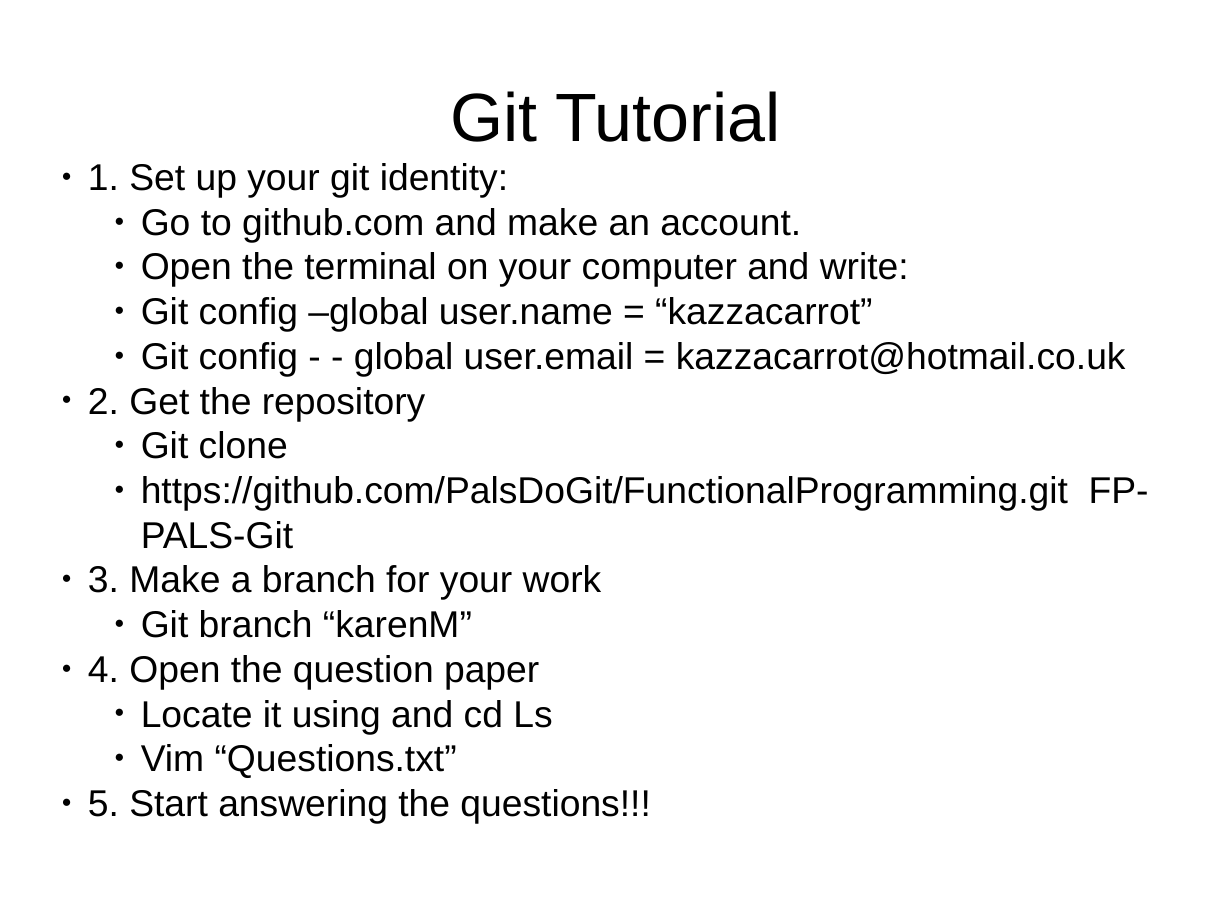
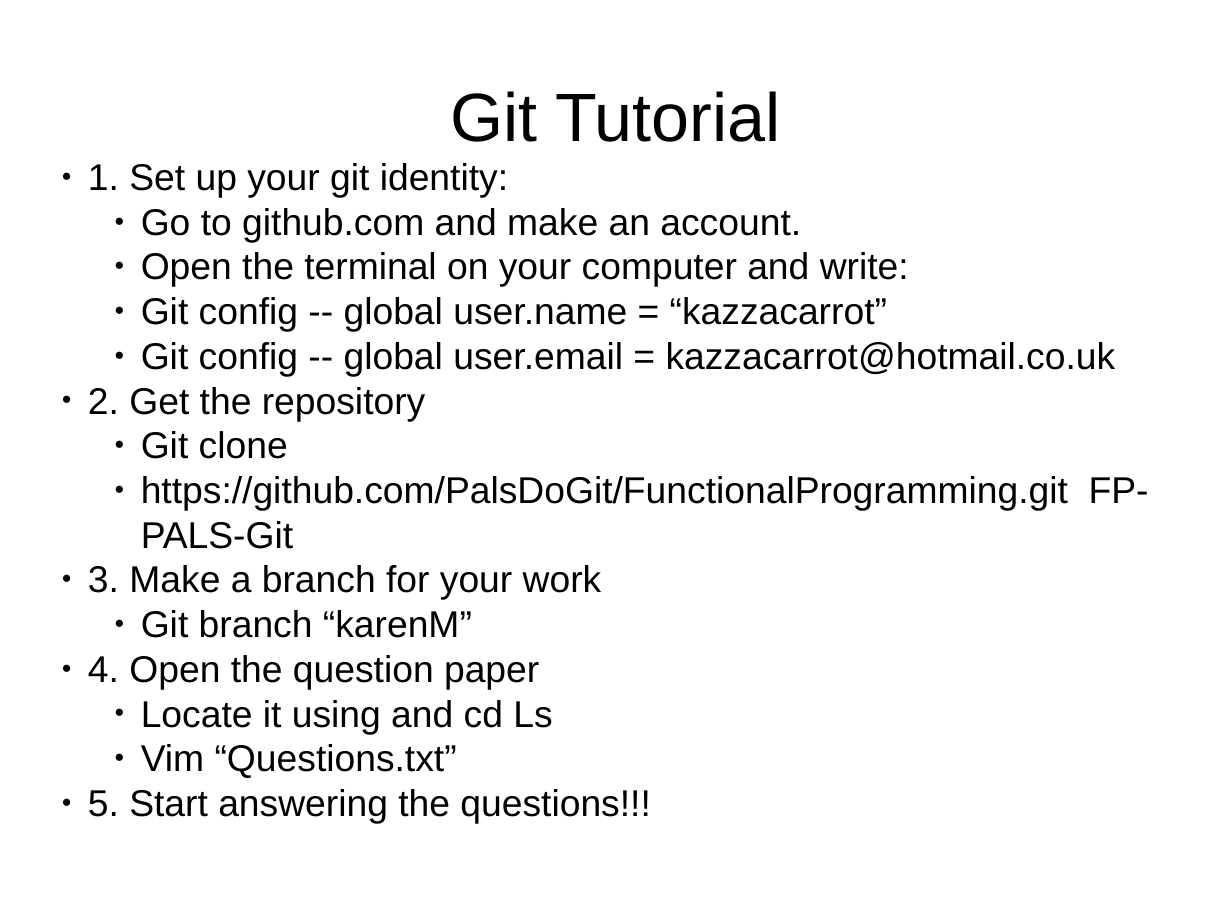
Before and after one commit to PalsDoGit/FunctionalProgramming, a slide deck: slide 1 of GitTutorial.odp. Drawn at 1232x924 pixels with LibreOffice and Linux fonts; fonts in the diff are those of the drawing. Boxes give left, top, right and bottom in pixels: in the first picture for what was removed or moved away, otherwise in the second. Text is boxed around its words. In the diff, an @@ line names an element or a change of style, - is before the commit and + after.

Commit message:
change user

```diff
--- a/GitTutorial.odp
+++ b/GitTutorial.odp
@@ subtitle at [141,297,1116,377]: text changed @@
-    ● Git config –global user.name = “kazzacarrot”
-    ● Git config - - global user.email = kazzacarrot@hotmail.co.uk
+    ● Git config -- global user.name = “kazzacarrot”
+    ● Git config -- global user.email = kazzacarrot@hotmail.co.uk
```
